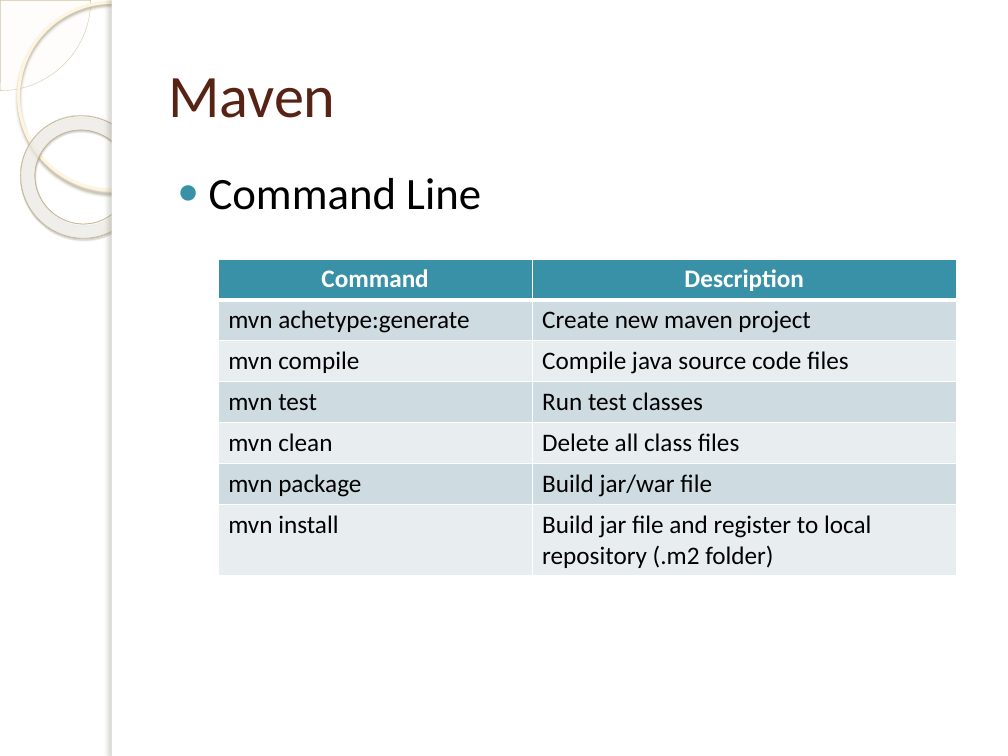
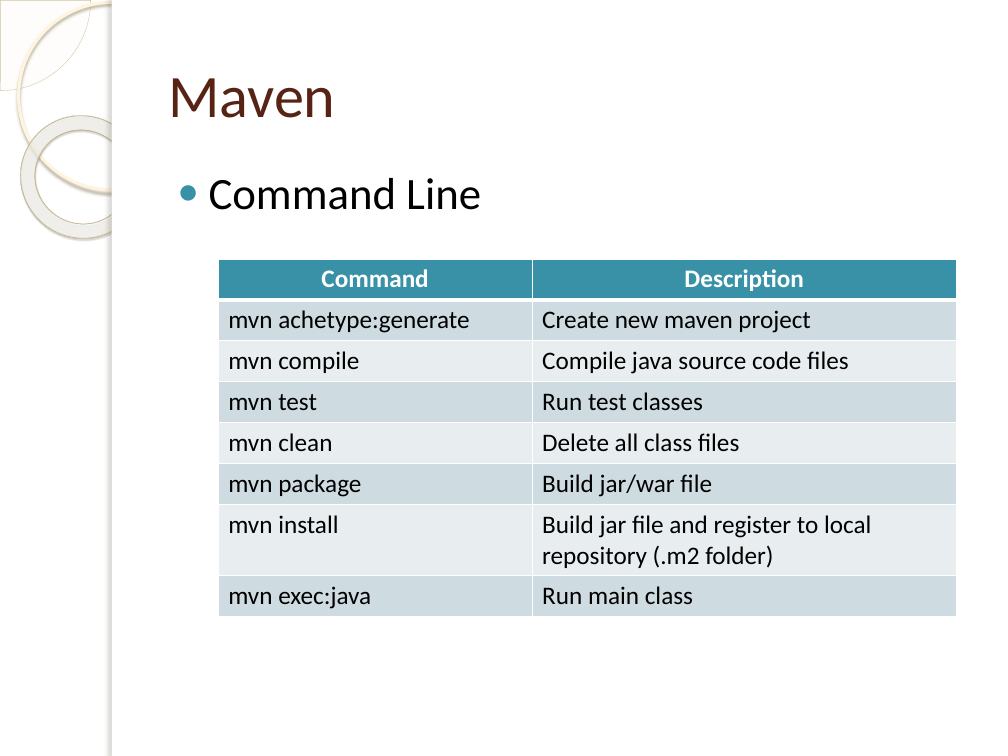
Before and after one commit to tassun/train-maven, a slide deck: slide 15 of Introduction to Maven.pptx. Drawn at 1008x756 pixels with LibreOffice and Linux fonts; fonts in the diff are those of the drawing; background and template pictures are left out. Boxes give left, top, right and bottom in pixels: in the first picture for what was removed or moved away, otherwise in the second. Text is boxed around its words. In the diff, an @@ line names an element or a change of style, - is before the commit and + after.

```diff
--- a/Introduction to Maven.pptx
+++ b/Introduction to Maven.pptx
@@ table at (x1=219, y1=259, x2=957, y2=616) @@
+row 8: mvn exec:java | Run main class
```
Also in this commit, not shown: 4 slides added, 1 other file.
